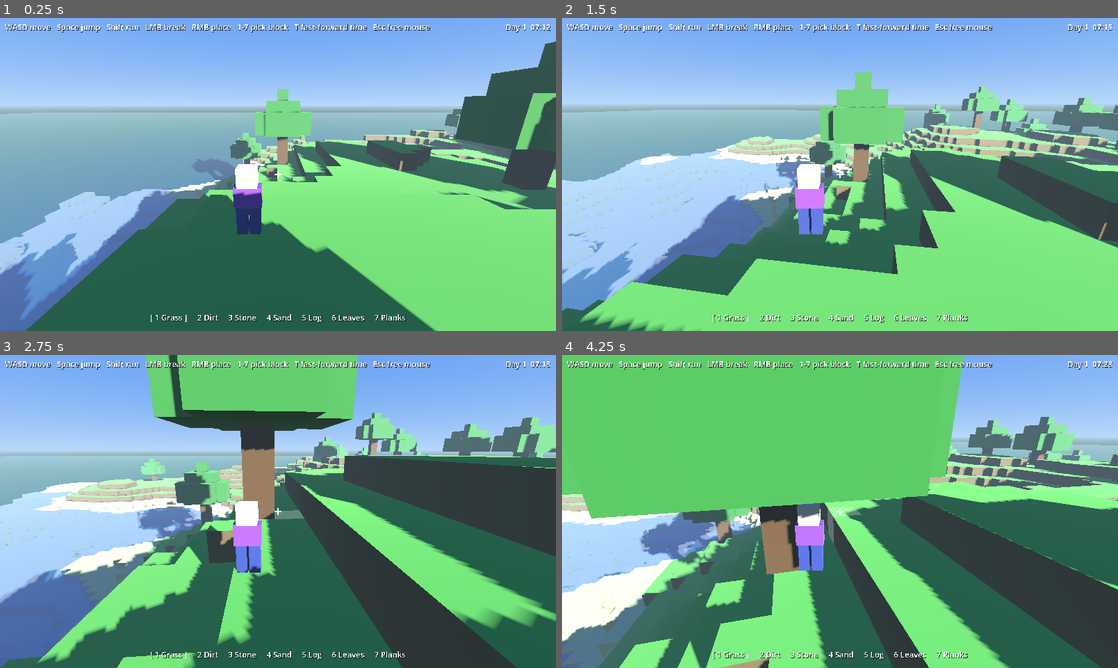
Above: before the commit, frames 1-4 (two rows, left to right).
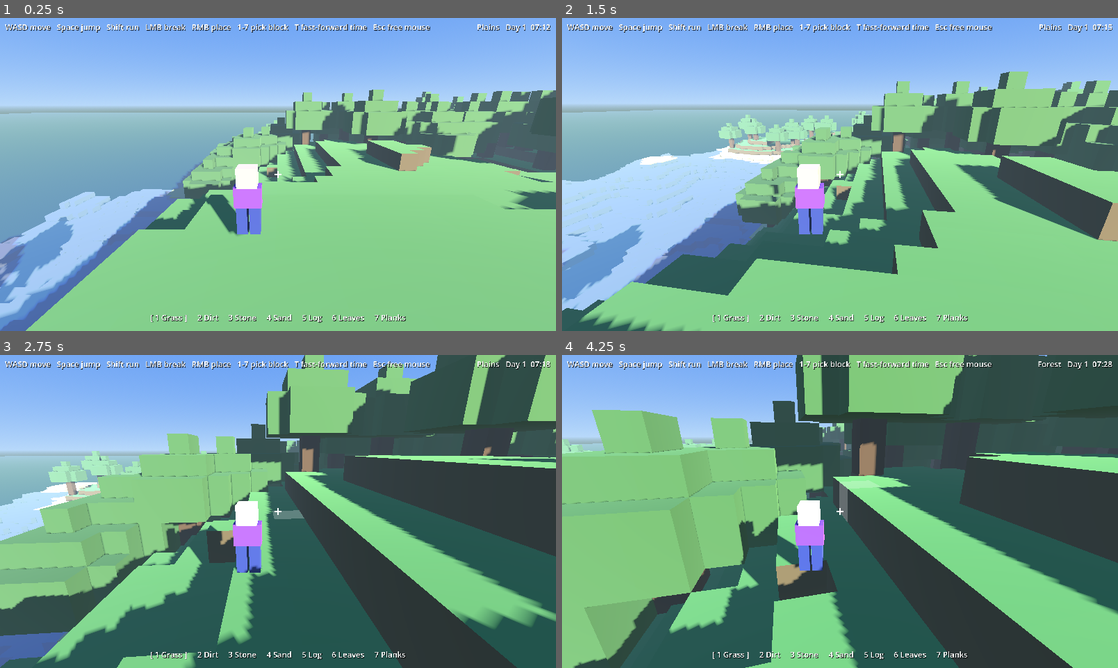
Above: after the commit, the same moments.

Repository: ryannlynnmurphy/blocky
Game: Godot game, scene res://scenes/main.tscn
The game is run twice, just before and just after one commit, with the same random seed, the same clock (stepped at 60 frames per second) and the same inputs.
Inputs (mouse positions are in pixels of both pictures, inside the frame that each line leads up to):
- Up to frame 1 (0.25 s): no input
- Up to frame 2 (1.5 s): tap Enter at 0.5 s; move the mouse to (867, 174) at 0.52 s; hold Shift (run) 0.53-1.28 s; hold W (move_forward) from 0.53 s (still down); click (867, 174) at 0.67 s; tap Space (jump) at 0.77, 0.8, 1.07, 1.35 s; move the mouse to (812, 174) at 1.27 s
- Up to frame 3 (2.75 s): keep holding W (move_forward); tap Space (jump) at 1.52, 1.82, 2.3 s; tap Shift (run) at 1.55 s; move the mouse to (289, 505) at 2.02 s; hold Shift (run) from 2.03 s (still down)
- Up to frame 4 (4.25 s): keep holding W (move_forward); move the mouse to (834, 517) at 2.77 s; release Shift (run) at 2.78 s; tap T at 2.85 s; click (834, 517) at 2.92 s; tap Space (jump) at 3.02, 3.32, 3.77, 3.8, 4.07 s; tap Shift (run) at 3.05 s; move the mouse to (878, 514) at 3.52 s; tap 1 at 3.6 s

The runs differ from the first frame. In frame 1, 35% of the frame differs, in the area x 0-100%, y 2-100%; in frame 2, 20%; in frame 3, 38%; in frame 4, 89%, in the area x 0-100%, y 0-100%.

Commit message:
Add biomes with smooth grass tinting
Temperature and moisture noise pick Plains, Forest, Desert or Tundra per
column, which sets ground blocks and tree density. Grass tops and leaves
take a per-column tint blended from the same noise so color drifts
smoothly. Trees are now decided per world column and clipped into each
chunk they touch, removing the tree-free lanes at chunk borders. HUD
shows the current biome. Adds --spawn=X,Z dev arg and a headless
biome survey tool.

Co-Authored-By: Claude Fable 5.1 <noreply@anthropic.com>

Diff:
--- a/scripts/chunk.gd
+++ b/scripts/chunk.gd
@@ -52,6 +52,7 @@
 	dirty = false
 	var data: PackedByteArray = world.chunk_data[cpos]
 	var max_y: int = world.chunk_max_y[cpos]
+	var tints: PackedColorArray = world.chunk_tints[cpos]
 
 	var verts := PackedVector3Array()
 	var normals := PackedVector3Array()
@@ -70,7 +71,14 @@
 					var n: Vector3 = FACES[f][0]
 					if _is_covered(data, x + int(n.x), y + int(n.y), z + int(n.z)):
 						continue
-					var col := Blocks.face_color(id, f)
+					# Grass tops and leaves take the biome tint of their column.
+					var col: Color
+					if id == Blocks.GRASS and f == 2:
+						col = tints[x + SIZE * z]
+					elif id == Blocks.LEAVES:
+						col = tints[x + SIZE * z].darkened(0.25)
+					else:
+						col = Blocks.face_color(id, f)
 					var corners: Array = FACES[f][1]
 					for c in 4:
 						verts.append(origin + corners[c])
--- a/scripts/hud.gd
+++ b/scripts/hud.gd
@@ -4,6 +4,8 @@
 var _hotbar_label: Label
 var _clock_label: Label
 var _day_night: DayNight
+var _world: VoxelWorld
+var _player: Player
 
 
 ## A Control that just draws a crosshair in its centre.
@@ -30,7 +32,7 @@
 
 	_clock_label = _make_label()
 	_clock_label.set_anchors_and_offsets_preset(Control.PRESET_TOP_RIGHT)
-	_clock_label.offset_left = -220
+	_clock_label.offset_left = -400
 	_clock_label.offset_right = -12
 	_clock_label.offset_top = 8
 	_clock_label.offset_bottom = 34
@@ -55,9 +57,19 @@
 	_day_night = day_night
 
 
+func bind_world(world: VoxelWorld, player: Player) -> void:
+	_world = world
+	_player = player
+
+
 func _process(_delta: float) -> void:
+	var parts: PackedStringArray = []
+	if _world != null and _player != null:
+		var p := _player.global_position
+		parts.append(_world.biome_name_at(int(floor(p.x)), int(floor(p.z))))
 	if _day_night != null:
-		_clock_label.text = _day_night.clock_text()
+		parts.append(_day_night.clock_text())
+	_clock_label.text = "   ".join(parts)
 
 
 func _refresh_hotbar(selected: int) -> void:
--- a/scripts/main.gd
+++ b/scripts/main.gd
@@ -13,12 +13,20 @@
 	player.world = world
 	hud.bind_player(player)
 	hud.bind_day_night($DayNight)
+	hud.bind_world(world, player)
 
 	# Find dry land near the origin to spawn on.
 	var sx := 8
-	while world.height_at(sx, 8) <= WorldGen.SEA_LEVEL + 2 and sx < 400:
+	var sz := 8
+	# Testing aid: `godot --path . -- --spawn=-300,-20` spawns at that column.
+	for arg in OS.get_cmdline_user_args():
+		if arg.begins_with("--spawn="):
+			var xy := arg.get_slice("=", 1).split(",")
+			sx = int(xy[0])
+			sz = int(xy[1])
+	while world.height_at(sx, sz) <= WorldGen.SEA_LEVEL + 2 and sx < 400:
 		sx += 4
-	var spawn := Vector3(sx + 0.5, world.height_at(sx, 8) + 2.0, 8.5)
+	var spawn := Vector3(sx + 0.5, world.height_at(sx, sz) + 2.0, sz + 0.5)
 	player.global_position = spawn
 
 	# Build the ground under the player immediately so they don't fall
--- a/scripts/world.gd
+++ b/scripts/world.gd
@@ -13,6 +13,7 @@
 var gen: WorldGen
 var chunk_data := {}    # Vector2i -> PackedByteArray (kept forever, so edits survive)
 var chunk_max_y := {}   # Vector2i -> int
+var chunk_tints := {}   # Vector2i -> PackedColorArray (grass color per column)
 var chunks := {}        # Vector2i -> Chunk node (only the ones near the player)
 var mesh_queue: Array[Vector2i] = []
 var player: Node3D
@@ -50,6 +51,10 @@
 
 func height_at(x: int, z: int) -> int:
 	return gen.height_at(x, z)
+
+
+func biome_name_at(x: int, z: int) -> String:
+	return gen.biome_name_at(x, z)
 
 
 func get_block(wx: int, wy: int, wz: int) -> int:
@@ -98,6 +103,7 @@
 	var result := gen.fill_chunk(cpos)
 	chunk_data[cpos] = result[0]
 	chunk_max_y[cpos] = result[1]
+	chunk_tints[cpos] = result[2]
 
 
 ## Load chunks near the player, unload far ones.
--- a/scripts/world_gen.gd
+++ b/scripts/world_gen.gd
@@ -2,19 +2,45 @@
 extends RefCounted
 ## Procedural terrain. Given a chunk position, fills it with blocks.
 ##
-## The idea: for every (x, z) column we ask a noise function "how tall is
-## the ground here?" Noise is like a smooth random landscape — nearby
-## points get similar values, so you get hills instead of static.
-## Same seed = same world every time.
+## Height: for every (x, z) column a noise function says "how tall is the
+## ground here?" Noise is smooth randomness — nearby points get similar
+## values — so you get hills instead of static. Same seed = same world.
+##
+## Biomes: two more, much slower noises give each column a temperature
+## and a moisture. Those pick a biome (plains / forest / desert / tundra),
+## which decides the ground blocks and how many trees grow. The same two
+## numbers also tint the grass, smoothly, so colors drift across the map
+## instead of jumping at biome borders.
 
 const SIZE := Chunk.SIZE
 const HEIGHT := Chunk.HEIGHT
 
 const SEA_LEVEL := 19    # columns at/under this get sand + water
-const SNOW_LINE := 44    # columns at/over this get snow
+const SNOW_LINE := 44    # columns at/over this get snow, whatever the biome
+
+enum { PLAINS, FOREST, DESERT, TUNDRA }
+
+## tree_chance = "one tree per N columns" (0 = no trees).
+const BIOMES := [
+	{"name": "Plains", "surface": Blocks.GRASS, "under": Blocks.DIRT, "tree_chance": 350},
+	{"name": "Forest", "surface": Blocks.GRASS, "under": Blocks.DIRT, "tree_chance": 28},
+	{"name": "Desert", "surface": Blocks.SAND,  "under": Blocks.SAND, "tree_chance": 0},
+	{"name": "Tundra", "surface": Blocks.SNOW,  "under": Blocks.DIRT, "tree_chance": 500},
+]
+
+## Grass colors at the four corners of the temperature/moisture square.
+const GRASS_COLD_DRY := Color(0.58, 0.72, 0.52)   # pale
+const GRASS_HOT_DRY := Color(0.72, 0.72, 0.30)    # yellow, scrubby
+const GRASS_COLD_WET := Color(0.34, 0.68, 0.46)   # teal
+const GRASS_HOT_WET := Color(0.28, 0.70, 0.20)    # lush
+
+## Trees may stand up to this many blocks outside a chunk and still reach in.
+const TREE_MARGIN := 2
 
 var continent := FastNoiseLite.new()   # big slow hills
 var hills := FastNoiseLite.new()       # small bumps on top
+var temperature := FastNoiseLite.new()
+var moisture := FastNoiseLite.new()
 
 
 func _init(seed_value: int) -> void:
@@ -27,6 +53,16 @@
 	hills.noise_type = FastNoiseLite.TYPE_SIMPLEX_SMOOTH
 	hills.frequency = 0.03
 	hills.fractal_octaves = 2
+
+	temperature.seed = seed_value + 2
+	temperature.noise_type = FastNoiseLite.TYPE_SIMPLEX_SMOOTH
+	temperature.frequency = 0.004
+	temperature.fractal_octaves = 2
+
+	moisture.seed = seed_value + 3
+	moisture.noise_type = FastNoiseLite.TYPE_SIMPLEX_SMOOTH
+	moisture.frequency = 0.005
+	moisture.fractal_octaves = 2
 
 
 ## Ground height (the y of the top block) at world column (x, z).
@@ -37,31 +73,77 @@
 	return clampi(int(height), 3, HEIGHT - 10)
 
 
-## Returns [PackedByteArray data, int max_y]. max_y is the highest
-## non-air block, so meshing can skip the empty sky above it.
+## Which biome (index into BIOMES) is at world column (x, z).
+func biome_at(x: int, z: int) -> int:
+	var t := temperature.get_noise_2d(x, z)
+	var m := moisture.get_noise_2d(x, z)
+	if t < -0.3:
+		return TUNDRA
+	if t > 0.3 and m < -0.1:
+		return DESERT
+	if m > 0.15:
+		return FOREST
+	return PLAINS
+
+
+func biome_name_at(x: int, z: int) -> String:
+	return BIOMES[biome_at(x, z)]["name"]
+
+
+## Grass/leaf color at world column (x, z): a smooth blend of the four
+## corner colors based on how warm and how wet it is here.
+func tint_at(x: int, z: int) -> Color:
+	var warm := clampf(temperature.get_noise_2d(x, z) * 0.5 + 0.5, 0.0, 1.0)
+	var wet := clampf(moisture.get_noise_2d(x, z) * 0.5 + 0.5, 0.0, 1.0)
+	var dry := GRASS_COLD_DRY.lerp(GRASS_HOT_DRY, warm)
+	var moist := GRASS_COLD_WET.lerp(GRASS_HOT_WET, warm)
+	return dry.lerp(moist, wet)
+
+
+## Returns [PackedByteArray data, int max_y, PackedColorArray tints].
+## max_y is the highest non-air block, so meshing can skip the empty sky.
+## tints is one grass color per column (16x16).
 func fill_chunk(cpos: Vector2i) -> Array:
 	var data := PackedByteArray()
 	data.resize(SIZE * SIZE * HEIGHT)   # new bytes are 0 = AIR
+	var tints := PackedColorArray()
+	tints.resize(SIZE * SIZE)
 	var max_y := 0
+
+	# Heights and biomes for this chunk PLUS a margin around it, so trees
+	# rooted just outside can still put their leaves inside.
+	var w := SIZE + 2 * TREE_MARGIN
 	var heights := PackedInt32Array()
-	heights.resize(SIZE * SIZE)
-
+	heights.resize(w * w)
+	var biomes := PackedByteArray()
+	biomes.resize(w * w)
+	for bz in w:
+		for bx in w:
+			var wx := cpos.x * SIZE + bx - TREE_MARGIN
+			var wz := cpos.y * SIZE + bz - TREE_MARGIN
+			heights[bx + w * bz] = height_at(wx, wz)
+			biomes[bx + w * bz] = biome_at(wx, wz)
+
+	# Ground.
 	for lz in SIZE:
 		for lx in SIZE:
+			var bi := (lx + TREE_MARGIN) + w * (lz + TREE_MARGIN)
+			var h := heights[bi]
+			var biome: Dictionary = BIOMES[biomes[bi]]
 			var wx := cpos.x * SIZE + lx
 			var wz := cpos.y * SIZE + lz
-			var h := height_at(wx, wz)
-			heights[lx + SIZE * lz] = h
+			tints[lx + SIZE * lz] = tint_at(wx, wz)
 			if h > max_y:
 				max_y = h
 
-			var surface := Blocks.GRASS
-			var under := Blocks.DIRT
+			var surface: int = biome["surface"]
+			var under: int = biome["under"]
 			if h <= SEA_LEVEL + 1:
 				surface = Blocks.SAND
 				under = Blocks.SAND
 			elif h >= SNOW_LINE:
 				surface = Blocks.SNOW
+				under = Blocks.DIRT
 
 			for y in range(0, h + 1):
 				var id := Blocks.STONE
@@ -71,29 +153,44 @@
 					id = under
 				data[lx + SIZE * (lz + SIZE * y)] = id
 
-	# Trees. Kept 2 blocks away from chunk edges so a canopy never has to
-	# reach into a neighbouring chunk.
-	for lz in range(2, SIZE - 2):
-		for lx in range(2, SIZE - 2):
-			var h := heights[lx + SIZE * lz]
-			if h <= SEA_LEVEL + 1 or h >= SNOW_LINE:
+	# Trees: decided per world column, so the same tree is placed
+	# identically by every chunk it touches.
+	for bz in w:
+		for bx in w:
+			var bi := bx + w * bz
+			var h := heights[bi]
+			var chance: int = BIOMES[biomes[bi]]["tree_chance"]
+			if chance == 0 or h <= SEA_LEVEL + 1 or h >= SNOW_LINE:
 				continue
-			var wx := cpos.x * SIZE + lx
-			var wz := cpos.y * SIZE + lz
+			var wx := cpos.x * SIZE + bx - TREE_MARGIN
+			var wz := cpos.y * SIZE + bz - TREE_MARGIN
 			# hash() gives a fixed pseudo-random number for this column.
-			if hash(Vector2i(wx, wz)) % 140 != 0:
+			if hash(Vector2i(wx, wz)) % chance != 0:
 				continue
-			var top := _place_tree(data, lx, h, lz, 4 + hash(Vector2i(wz, wx)) % 2)
+			var trunk_h := 4 + hash(Vector2i(wz, wx)) % 2
+			var top := _place_tree(data, bx - TREE_MARGIN, h, bz - TREE_MARGIN, trunk_h)
 			if top > max_y:
 				max_y = top
 
-	return [data, max_y]
-
-
+	return [data, max_y, tints]
+
+
+## Writes a block if (x, y, z) is inside this chunk; ignores it otherwise.
+func _set_block(data: PackedByteArray, x: int, y: int, z: int, id: int, only_if_air: bool) -> void:
+	if x < 0 or x >= SIZE or z < 0 or z >= SIZE or y < 0 or y >= HEIGHT:
+		return
+	var i := x + SIZE * (z + SIZE * y)
+	if only_if_air and data[i] != Blocks.AIR:
+		return
+	data[i] = id
+
+
+## Stamps a tree whose trunk base is at local (lx, ground, lz). Parts that
+## fall outside the chunk are simply skipped. Returns the tree's top y.
 func _place_tree(data: PackedByteArray, lx: int, ground: int, lz: int, trunk_h: int) -> int:
 	var top := ground + trunk_h
 	for y in range(ground + 1, top + 1):
-		data[lx + SIZE * (lz + SIZE * y)] = Blocks.LOG
+		_set_block(data, lx, y, lz, Blocks.LOG, false)
 	# Canopy: two wide layers, one narrow layer, one block on the tip.
 	for dy in range(-1, 2):
 		var radius := 2 if dy <= 0 else 1
@@ -101,8 +198,6 @@
 			for dx in range(-radius, radius + 1):
 				if radius == 2 and abs(dx) == 2 and abs(dz) == 2:
 					continue   # knock the corners off so it looks rounder
-				var i := (lx + dx) + SIZE * ((lz + dz) + SIZE * (top + dy))
-				if data[i] == Blocks.AIR:
-					data[i] = Blocks.LEAVES
-	data[lx + SIZE * (lz + SIZE * (top + 2))] = Blocks.LEAVES
-	return top + 2
+				_set_block(data, lx + dx, top + dy, lz + dz, Blocks.LEAVES, true)
+	_set_block(data, lx, top + 2, lz, Blocks.LEAVES, true)
+	return min(top + 2, HEIGHT - 1)
--- /dev/null
+++ b/tools/biome_survey.gd
@@ -0,0 +1,28 @@
+extends SceneTree
+## Dev tool: prints how the biomes are spread out, without opening a window.
+##   godot --headless --path . --script tools/biome_survey.gd
+
+const AREA := 1000      # sample a square this many blocks across, centred on 0
+const STEP := 10        # sample every N blocks
+const MAP_STEP := 40    # ASCII map cell size in blocks
+const GLYPH := ["p", "F", ".", "*"]   # Plains, Forest, Desert, Tundra
+
+
+func _init() -> void:
+	var gen := WorldGen.new(1337)
+	var counts := [0, 0, 0, 0]
+	var total := 0
+	for z in range(-AREA / 2, AREA / 2, STEP):
+		for x in range(-AREA / 2, AREA / 2, STEP):
+			counts[gen.biome_at(x, z)] += 1
+			total += 1
+	for i in 4:
+		print("%-7s %5.1f%%" % [WorldGen.BIOMES[i]["name"], 100.0 * counts[i] / total])
+
+	print("\nMap (%d blocks per cell), spawn is near the centre:" % MAP_STEP)
+	for z in range(-AREA / 2, AREA / 2, MAP_STEP):
+		var row := ""
+		for x in range(-AREA / 2, AREA / 2, MAP_STEP):
+			row += GLYPH[gen.biome_at(x, z)]
+		print(row)
+	quit()
Not shown, changed: README.md
Not shown, changed: ROADMAP.md
